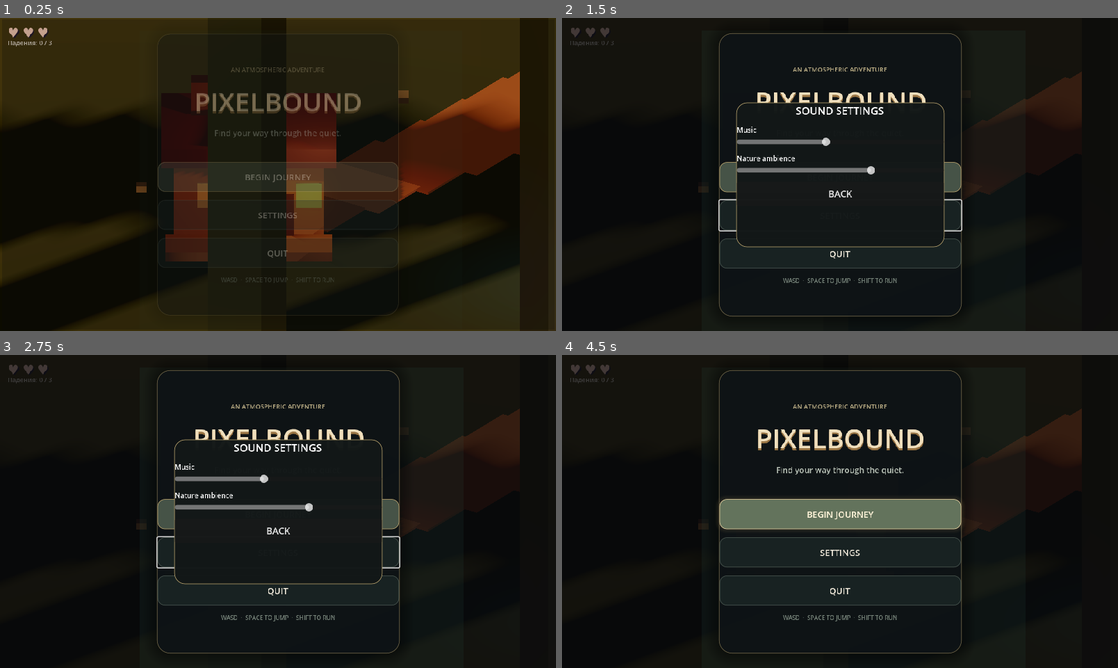
Above: before the commit, frames 1-4 (two rows, left to right).
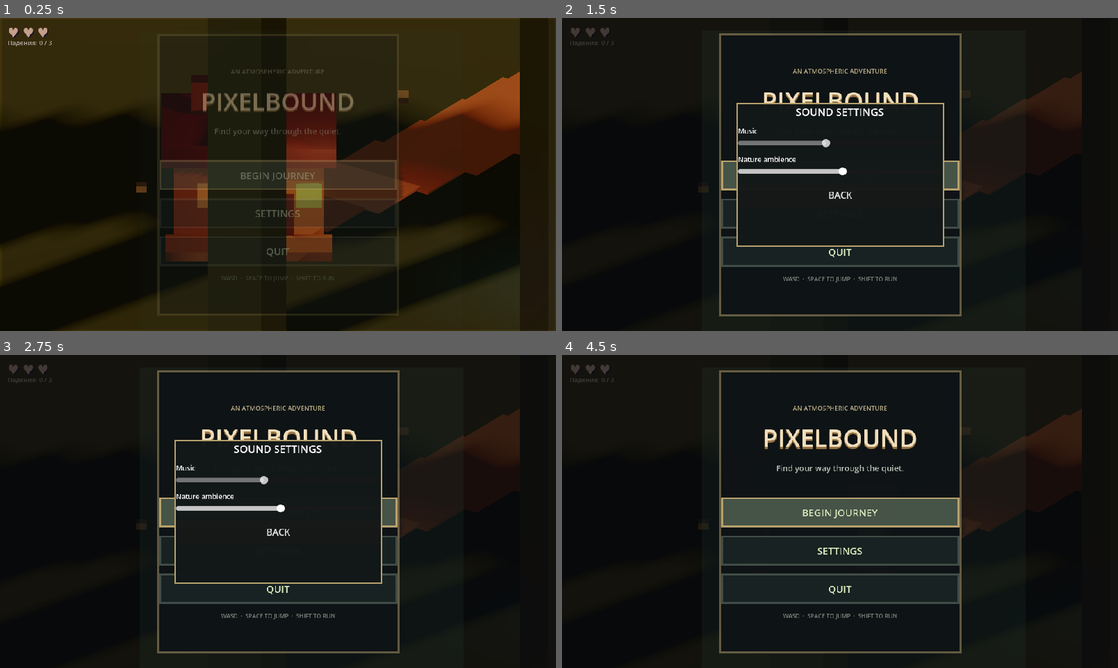
Above: after the commit, the same moments.

Repository: s1nnrockk/PIXELBOUND
Game: Godot game, scene res://scenes/test_lighting.tscn
The game is run twice, just before and just after one commit, with the same random seed, the same clock (stepped at 60 frames per second) and the same inputs.
Inputs (mouse positions are in pixels of both pictures, inside the frame that each line leads up to):
- Up to frame 1 (0.25 s): no input
- Up to frame 2 (1.5 s): click "SETTINGS" at 0.5 s; click "BEGIN JOURNEY" at 1.25 s
- Up to frame 3 (2.75 s): click "BEGIN JOURNEY" at 2 s
- Up to frame 4 (4.5 s): click "BACK" at 2.75 s; tap Enter at 3.5 s; move the mouse to (962, 495) at 3.52 s; hold D 3.53-4.28 s; hold Shift 3.53-4.28 s; tap Space at 3.77 s; move the mouse to (728, 527) at 4.27 s; hold A from 4.28 s (still down); tap Ctrl at 4.35 s

The runs differ from the first frame. In frame 1, 3.4% of the frame differs, in the area x 28-72%, y 5-96%; in frame 2, 4.6%; in frame 3, 4.6%; in frame 4, 8.8%, in the area x 28-72%, y 4-96%.

Commit message:
Redesign main menu with pixel UI and 8-bit sounds

Diff:
--- a/scripts/main_menu.gd
+++ b/scripts/main_menu.gd
@@ -143,6 +143,7 @@
 	return wav
 
 func _make_ui_sound(frequency: float, duration: float, noise_amount: float) -> AudioStreamWAV:
+	# Synthesized pulse-wave bleeps for a crunchy 8-bit menu sound.
 	const RATE := 22050
 	var samples := int(RATE * duration)
 	var wav := AudioStreamWAV.new()
@@ -153,16 +154,20 @@
 	data.resize(samples * 2)
 	for i in range(samples):
 		var t := float(i) / RATE
-		var envelope := exp(-t * 18.0)
-		var noise := rng.randf_range(-1.0, 1.0) * noise_amount
-		var tone := sin(TAU * frequency * t) * 0.35
-		var sample := (tone + noise) * envelope
+		var progress := t / maxf(duration, 0.001)
+		var pitch := frequency * (1.0 - 0.22 * progress)
+		var phase := fposmod(t * pitch, 1.0)
+		var pulse := 0.42 if phase < 0.5 else -0.42
+		var overtone_phase := fposmod(t * pitch * 2.0, 1.0)
+		var overtone := 0.10 if overtone_phase < 0.5 else -0.10
+		var envelope := pow(1.0 - progress, 1.7)
+		var sample := (pulse + overtone) * envelope
 		data.encode_s16(i * 2, int(clampf(sample, -0.9, 0.9) * 32767.0))
 	wav.data = data
 	return wav
 
 func _play_ui_sound(is_hover: bool = false) -> void:
-	ui_player.stream = _make_ui_sound(780.0 if is_hover else 420.0, 0.075 if is_hover else 0.13, 0.04 if is_hover else 0.12)
+	ui_player.stream = _make_ui_sound(1040.0 if is_hover else 520.0, 0.055 if is_hover else 0.12, 0.0)
 	ui_player.play()
 
 func _build_menu() -> void:
@@ -192,10 +197,10 @@
 	var panel_style := StyleBoxFlat.new()
 	panel_style.bg_color = Color(0.055, 0.075, 0.085, 0.94)
 	panel_style.border_color = Color(0.72, 0.64, 0.45, 0.48)
-	panel_style.set_border_width_all(1)
-	panel_style.set_corner_radius_all(22)
-	panel_style.shadow_color = Color(0.0, 0.0, 0.0, 0.4)
-	panel_style.shadow_size = 24
+	panel_style.set_border_width_all(4)
+	panel_style.set_corner_radius_all(0)
+	panel_style.shadow_color = Color(0.0, 0.0, 0.0, 0.0)
+	panel_style.shadow_size = 0
 	panel.add_theme_stylebox_override("panel", panel_style)
 	menu_root.add_child(panel)
 
@@ -216,7 +221,7 @@
 	title_label = Label.new()
 	title_label.text = "PIXELBOUND"
 	title_label.horizontal_alignment = HORIZONTAL_ALIGNMENT_CENTER
-	title_label.add_theme_font_size_override("font_size", 46)
+	title_label.add_theme_font_size_override("font_size", 42)
 	title_label.add_theme_color_override("font_color", Color("#f0dfbd"))
 	title_label.add_theme_color_override("font_shadow_color", Color("#9a7544"))
 	title_label.add_theme_constant_override("shadow_offset_x", 0)
@@ -262,24 +267,27 @@
 	button.text = text_value
 	button.custom_minimum_size = Vector2(0, 52)
 	button.size_flags_horizontal = Control.SIZE_EXPAND_FILL
-	button.add_theme_font_size_override("font_size", 15)
+	button.add_theme_font_size_override("font_size", 17)
 	var normal := StyleBoxFlat.new()
 	normal.bg_color = Color(0.29, 0.34, 0.29, 0.94) if primary else Color(0.10, 0.14, 0.14, 0.9)
 	normal.border_color = Color("#b7a16c") if primary else Color(0.45, 0.52, 0.47, 0.5)
-	normal.set_border_width_all(1)
-	normal.set_corner_radius_all(12)
+	normal.set_border_width_all(3)
+	normal.set_corner_radius_all(0)
 	var hover := normal.duplicate() as StyleBoxFlat
 	hover.bg_color = Color(0.39, 0.45, 0.36, 1.0) if primary else Color(0.17, 0.23, 0.21, 1.0)
 	hover.border_color = Color("#e5d2a0")
-	hover.shadow_color = Color(0.65, 0.55, 0.35, 0.16)
-	hover.shadow_size = 8
+	hover.shadow_color = Color(0.0, 0.0, 0.0, 0.0)
+	hover.shadow_size = 0
 	var pressed := hover.duplicate() as StyleBoxFlat
 	pressed.bg_color = Color(0.22, 0.28, 0.24, 1.0)
 	button.add_theme_stylebox_override("normal", normal)
 	button.add_theme_stylebox_override("hover", hover)
 	button.add_theme_stylebox_override("pressed", pressed)
-	button.add_theme_color_override("font_color", Color("#f1eadb"))
-	button.add_theme_color_override("font_hover_color", Color("#fff4d9"))
+	button.add_theme_color_override("font_color", Color("#d8e8bd"))
+	button.add_theme_color_override("font_hover_color", Color("#fff2a6"))
+	button.add_theme_color_override("font_pressed_color", Color("#ffffff"))
+	button.add_theme_constant_override("outline_size", 1)
+	button.add_theme_color_override("font_outline_color", Color("#17251e"))
 	button.pressed.connect(callback)
 	button.mouse_entered.connect(_on_button_hover)
 	parent.add_child(button)
@@ -312,8 +320,8 @@
 	var style := StyleBoxFlat.new()
 	style.bg_color = Color(0.07, 0.09, 0.09, 0.98)
 	style.border_color = Color("#b7a16c")
-	style.set_border_width_all(1)
-	style.set_corner_radius_all(18)
+	style.set_border_width_all(3)
+	style.set_corner_radius_all(0)
 	settings_root.add_theme_stylebox_override("panel", style)
 	menu_root.add_child(settings_root)
 	var layout := VBoxContainer.new()
